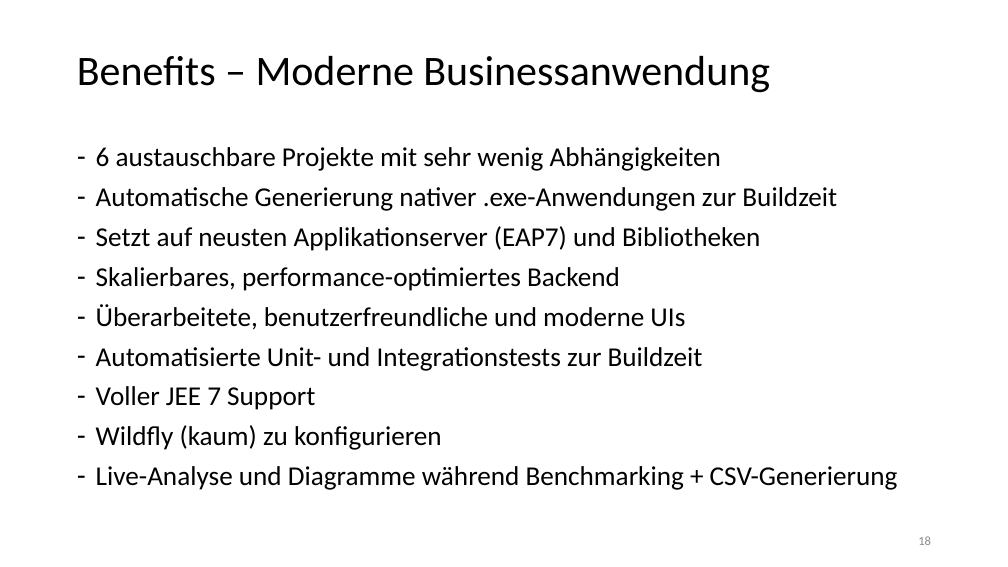
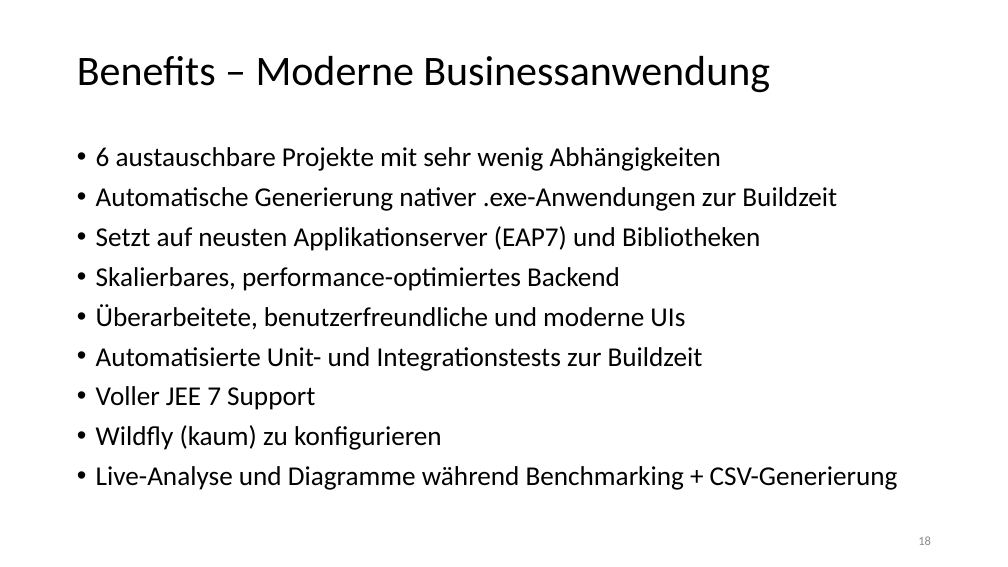
Before and after one commit to chrissike/chatapplication, a slide deck: slide 18 of dokumentation/vortrag.pptx. Drawn at 1008x567 pixels with LibreOffice and Linux fonts; fonts in the diff are those of the drawing; background and template pictures are left out. Boxes give left, top, right and bottom in pixels: in the first picture for what was removed or moved away, otherwise in the second. Text is boxed around its words. In the diff, an @@ line names an element or a change of style, - is before the commit and + after.

```diff
--- a/dokumentation/vortrag.pptx
+++ b/dokumentation/vortrag.pptx
@@ text "6 austauschbare Projekte mit sehr ..." at [96,147,898,490]: bullet - to • @@
```
Also in this commit, not shown: 1 other slide changed.
